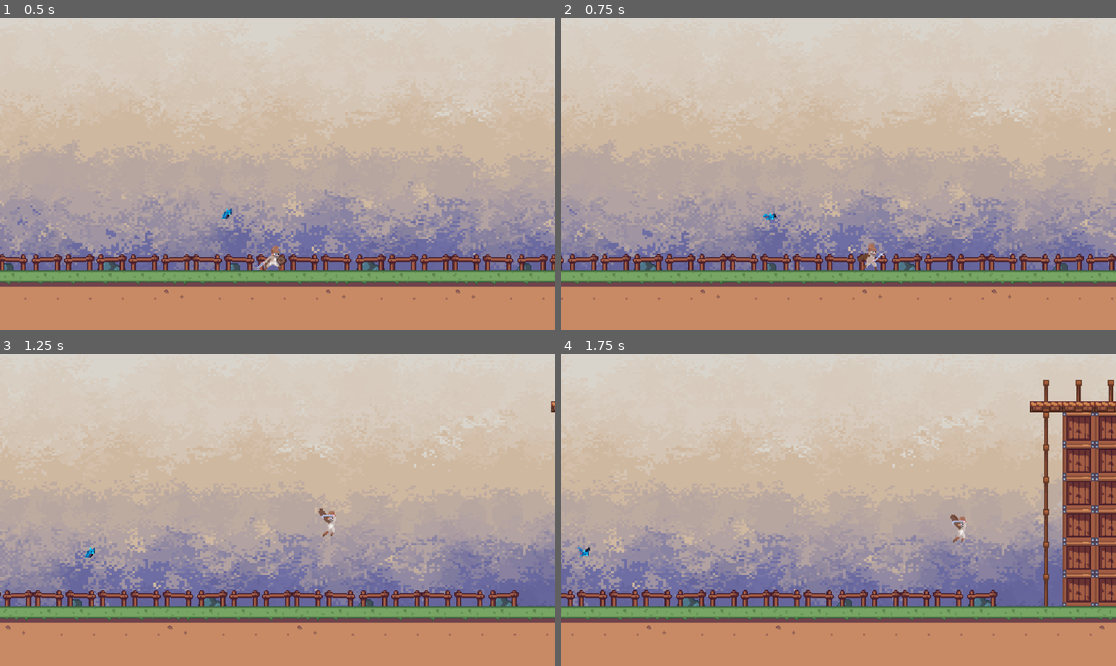
Above: before the commit, frames 1-4 (two rows, left to right).
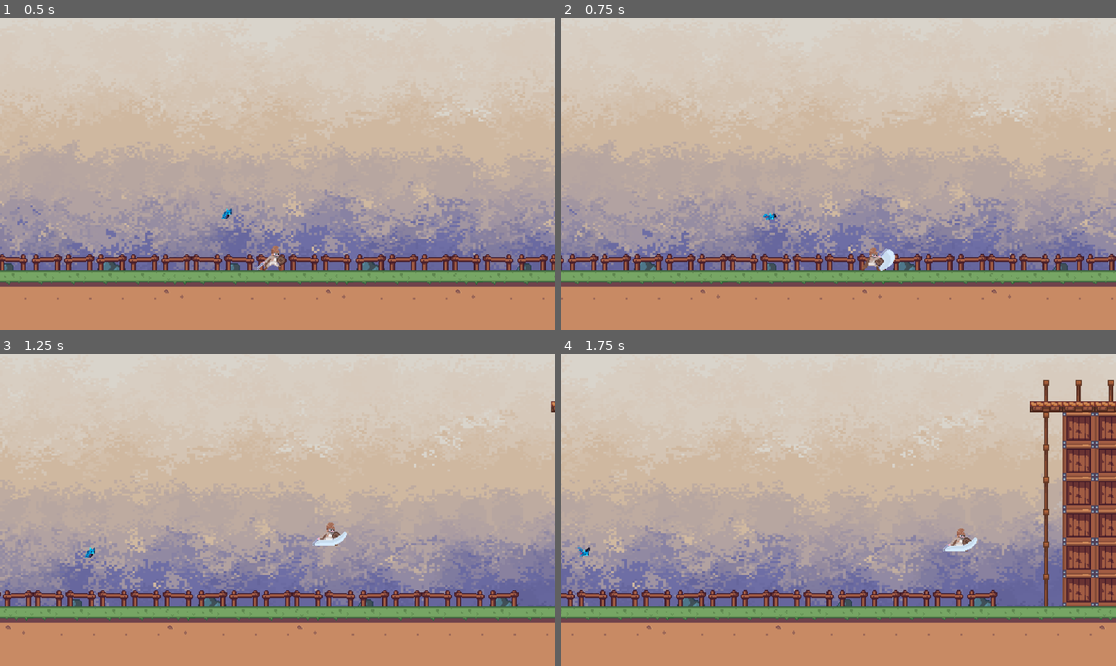
Above: after the commit, the same moments.

Repository: GavinWu42711/Hack-n-Slash-Game
Game: Godot game, scene res://scene/stage.tscn
The game is run twice, just before and just after one commit, with the same random seed, the same clock (stepped at 60 frames per second) and the same inputs. This scene is started directly instead of the project's main scene.
Inputs (mouse positions are in pixels of both pictures, inside the frame that each line leads up to):
- Up to frame 1 (0.5 s): no input
- Up to frame 2 (0.75 s): move the mouse to (960, 158) at 0.52 s; hold D (right) from 0.53 s (still down); right-click (960, 158) at 0.6 s
- Up to frame 3 (1.25 s): keep holding D (right); tap Space (jump) at 0.77 s; click (399, 494) at 0.8 s
- Up to frame 4 (1.75 s): keep holding D (right); move the mouse to (727, 525) at 1.27 s; click (727, 525) at 1.35 s; tap Space (jump) at 1.52 s; right-click (727, 525) at 1.55 s

Frame 1 is identical in both runs. In frame 2, 0.3% of the frame differs, in the area x 53-61%, y 72-82%; in frame 3, 0.3%; in frame 4, 0.3%, in the area x 68-75%, y 51-64%.

Commit message:
weapon
Added weapon animation with player

Diff:
--- a/hack-n-slash/project.godot
+++ b/hack-n-slash/project.godot
@@ -44,6 +44,16 @@
 , Object(InputEventKey,"resource_local_to_scene":false,"resource_name":"","device":-1,"window_id":0,"alt_pressed":false …(186 unchanged characters)…
 ]
 }
+normal_attack={
+"deadzone": 0.2,
+"events": [Object(InputEventMouseButton,"resource_local_to_scene":false,"resource_name":"","device":-1,"window_id":0,"alt_pressed":false,"shift_pressed":false,"ctrl_pressed":false,"meta_pressed":false,"button_mask":0,"position":Vector2(0, 0),"global_position":Vector2(0, 0),"factor":1.0,"button_index":1,"canceled":false,"pressed":false,"double_click":false,"script":null)
+]
+}
+double_attack={
+"deadzone": 0.2,
+"events": [Object(InputEventMouseButton,"resource_local_to_scene":false,"resource_name":"","device":-1,"window_id":0,"alt_pressed":false,"shift_pressed":false,"ctrl_pressed":false,"meta_pressed":false,"button_mask":0,"position":Vector2(0, 0),"global_position":Vector2(0, 0),"factor":1.0,"button_index":2,"canceled":false,"pressed":false,"double_click":false,"script":null)
+]
+}
 
 [rendering]
 
--- a/hack-n-slash/scene/player.tscn
+++ b/hack-n-slash/scene/player.tscn
@@ -387,12 +387,16 @@
 
 [sub_resource type="CapsuleShape2D" id="CapsuleShape2D_ml7e8"]
 
+[sub_resource type="CapsuleShape2D" id="CapsuleShape2D_2fvbb"]
+
 [node name="Player" type="CharacterBody2D"]
 script = ExtResource("1_2fvbb")
 
 [node name="AnimatedSprite2D" type="AnimatedSprite2D" parent="."]
 sprite_frames = SubResource("SpriteFrames_ymct0")
-animation = &"weapon_fall"
+animation = &"air_attack"
+frame = 3
+frame_progress = 1.0
 
 [node name="CollisionShape2D" type="CollisionShape2D" parent="."]
 position = Vector2(0, 2)
@@ -402,3 +406,11 @@
 position = Vector2(3, 1)
 zoom = Vector2(2.1, 2.1)
 position_smoothing_enabled = true
+
+[node name="AttackZone" type="Area2D" parent="."]
+
+[node name="CollisionShape2D" type="CollisionShape2D" parent="AttackZone"]
+position = Vector2(12, 5)
+shape = SubResource("CapsuleShape2D_2fvbb")
+
+[connection signal="animation_finished" from="AnimatedSprite2D" to="." method="_on_animated_sprite_2d_animation_finished"]
--- a/hack-n-slash/scene/stage.tscn
+++ b/hack-n-slash/scene/stage.tscn
@@ -114,6 +114,8 @@
 
 [node name="BatEnemy" parent="." instance=ExtResource("6_y15gs")]
 position = Vector2(310, -84)
+collision_layer = 2
+collision_mask = 2
 
 [node name="StaticBody2D" type="StaticBody2D" parent="."]
 collision_layer = 2
--- a/hack-n-slash/script/player.gd
+++ b/hack-n-slash/script/player.gd
@@ -1,9 +1,14 @@
 extends CharacterBody2D
 
 @onready var animated_sprite = $AnimatedSprite2D
+@onready var attack_zone = $AttackZone
 
 const SPEED = 300.0
 const JUMP_VELOCITY = -350.0
+
+var attack_type: String
+var current_attack: bool
+var weapon_equip: bool
 
 func _ready() -> void:
 	global_script.playerBody = self
@@ -26,31 +31,59 @@
 	else:
 		velocity.x = move_toward(velocity.x, 0, SPEED)
 
+	if weapon_equip and !current_attack:
+		var normal_attack = Input.is_action_just_pressed("normal_attack")
+		var double_attack = Input.is_action_just_pressed("double_attack")
+		if normal_attack or double_attack:
+			current_attack = true
+			if is_on_floor():
+				if normal_attack:
+					attack_type = "single"
+				else:
+					attack_type = "double"
+			else:
+				attack_type = "air"
+			handle_attack_animation(attack_type)
 	move_and_slide()
 
+func handle_attack_animation(attack_type:String):
+	if weapon_equip:
+		if attack_type == "single":
+			animated_sprite.play("single_attack")
+		elif attack_type == "double":
+			animated_sprite.play("double_attack")
+		elif attack_type == "air":
+			animated_sprite.play("air_attack")
+	else:
+		pass
+
+
+
 func handle_movement_animation(dir):
-	var weapon_equip = global_script.playerWeaponEquip
-	if !weapon_equip:
-		if !velocity:
-			animated_sprite.play("idle")
-		elif velocity.y:
-			animated_sprite.play("fall")
-			toggle_flip_sprite(dir)
+	toggle_flip_sprite(dir)
+	if !current_attack:
+		weapon_equip = global_script.playerWeaponEquip
+		if !weapon_equip:
+			if !velocity:
+				animated_sprite.play("idle")
+			elif velocity.y:
+				animated_sprite.play("fall")
+			else:
+				animated_sprite.play("run")
 		else:
-			animated_sprite.play("run")
-			toggle_flip_sprite(dir)
-	else:
-		if !velocity:
-			animated_sprite.play("weapon_idle")
-		elif velocity.y:
-			animated_sprite.play("weapon_fall")
-			toggle_flip_sprite(dir)
-		else:
-			animated_sprite.play("weapon_run")
-			toggle_flip_sprite(dir)
+			if !velocity:
+				animated_sprite.play("weapon_idle")
+			elif velocity.y:
+				animated_sprite.play("weapon_fall")
+			else:
+				animated_sprite.play("weapon_run")
 
 func toggle_flip_sprite(dir):
 	if dir == 1:
 		animated_sprite.flip_h = false
 	if dir == -1:
 		animated_sprite.flip_h = true
+
+
+func _on_animated_sprite_2d_animation_finished() -> void:
+	current_attack = false
Not shown: 1 places in hack-n-slash/scene/player.tscn that only renumber resources
